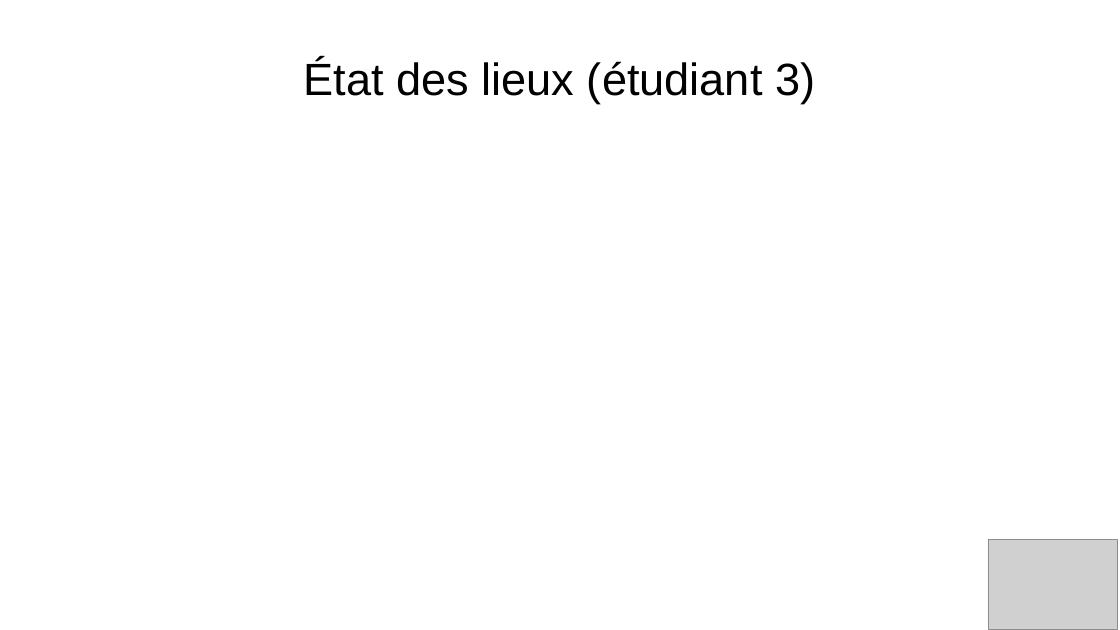
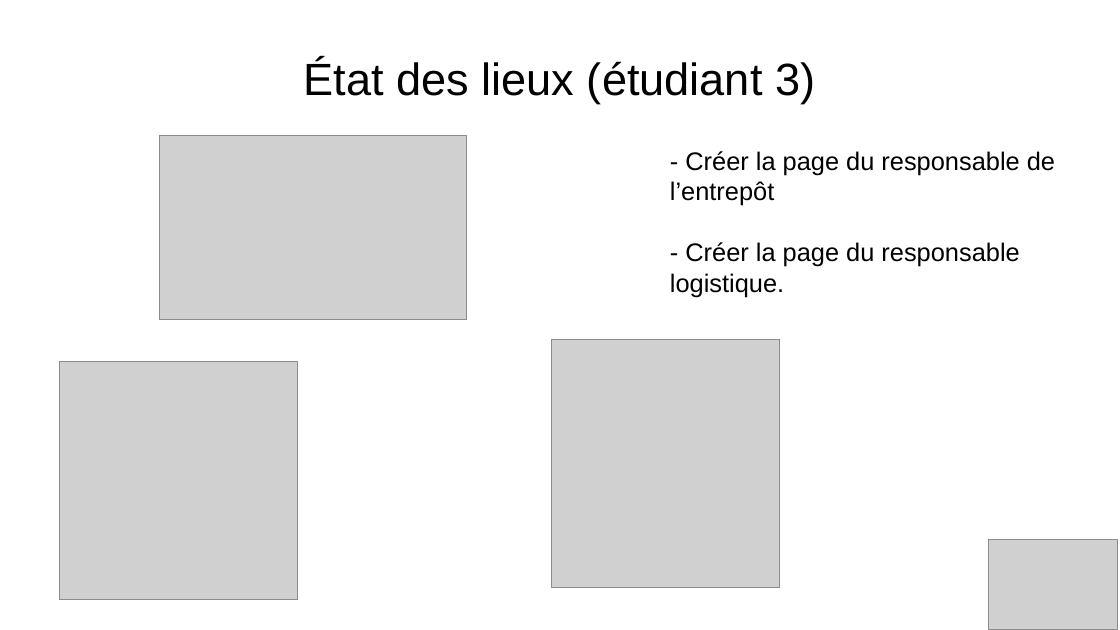
Before and after one commit to Gabin221/Tracking-BLE-documents, a slide deck: slide 25 of Revues/Revues1/presentation_yahya_andrea_gabin.odp (slide 24 before the commit). Drawn at 1120x630 pixels with LibreOffice and Linux fonts; fonts in the diff are those of the drawing; grey boxes stand for pictures. Boxes give left, top, right and bottom in pixels: in the first picture for what was removed or moved away, otherwise in the second. Text is boxed around its words. In the diff, an @@ line names an element or a change of style, - is before the commit and + after.

```diff
--- a/Revues/Revues1/presentation_yahya_andrea_gabin.odp
+++ b/Revues/Revues1/presentation_yahya_andrea_gabin.odp
@@ picture added at (160,136,466,320) @@
@@ text added at (670,151,1055,297), 18 pt, text #000000 @@
+- Créer la page du responsable de l’entrepôt
+- Créer la page du responsable logistique.
@@ picture added at (552,340,781,588) @@
@@ picture added at (60,362,298,600) @@
```
Also in this commit, not shown: 10 other slides changed, 1 slide added, 13 other files.
